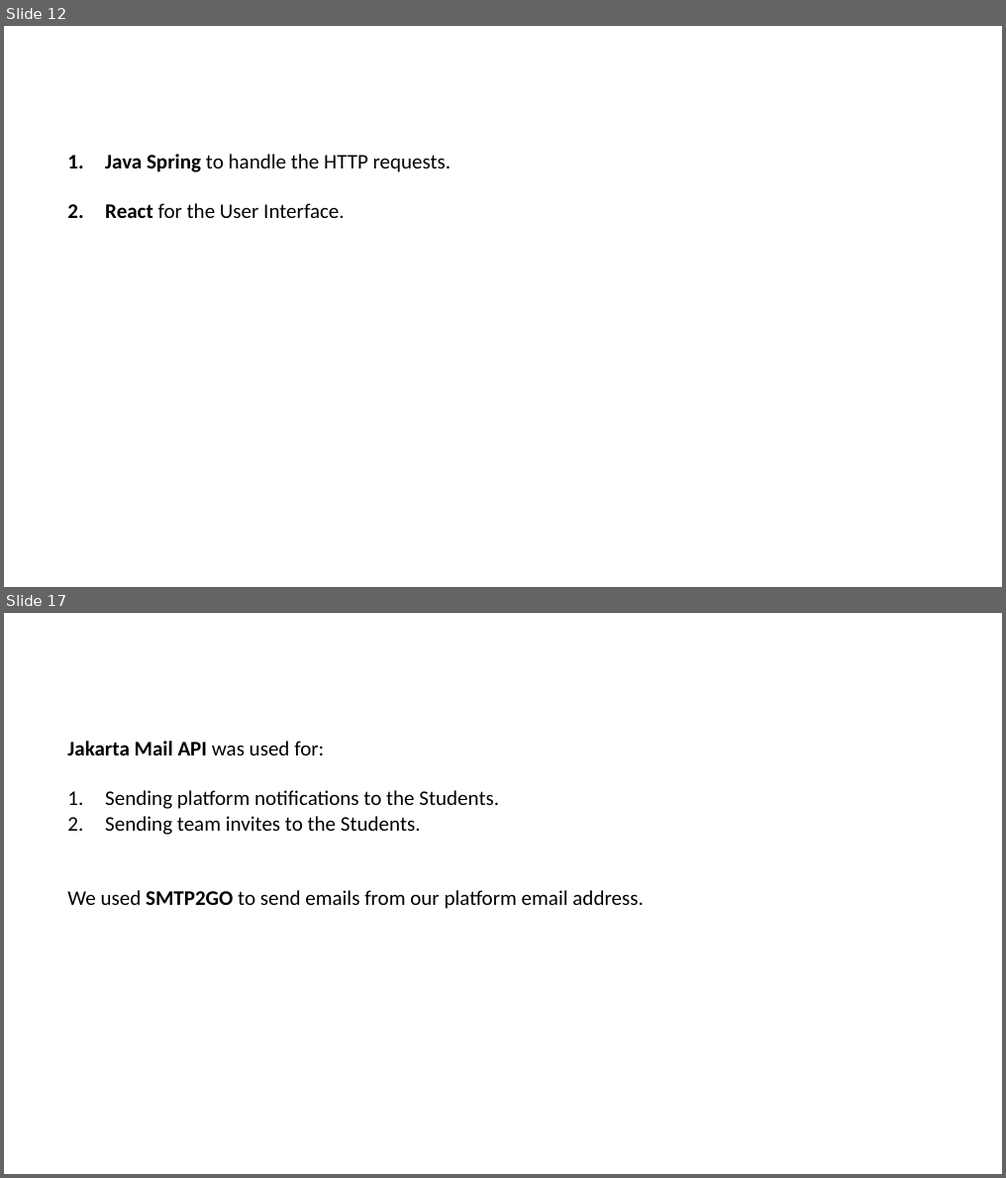
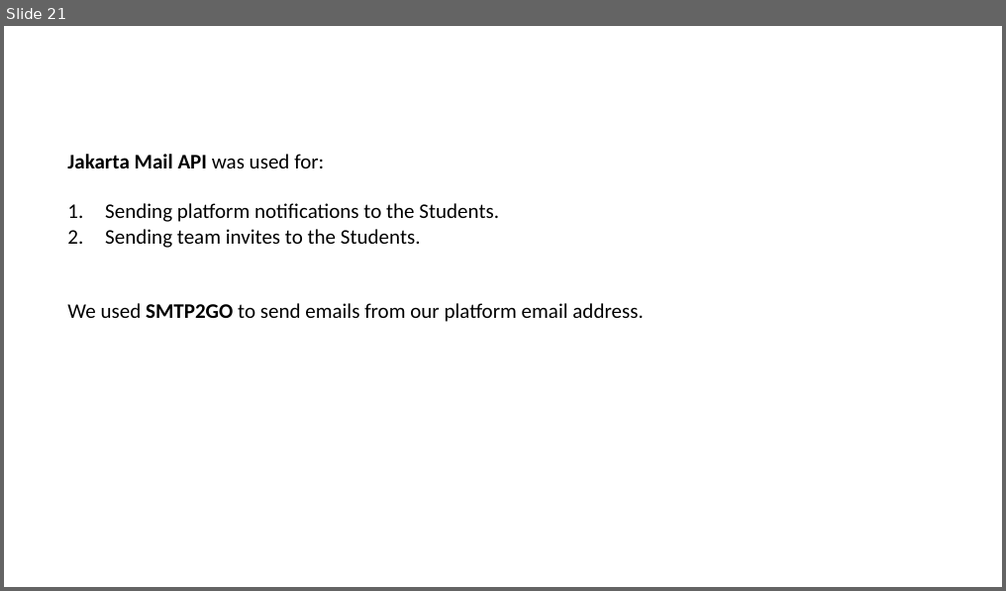
Before and after one commit to peetceenatoo/software-lifecycle, a slide deck: Slides/Slides.pptx. Shown one above the other, each under a label of ours: slides 12 and 17 before the commit, slide 21 after it; the slides between them are not shown. The pictures are 1006x1178 and 1006x591 pixels, drawn with LibreOffice and Linux fonts; fonts in the diff are those of the drawing; background and template pictures are left out. Boxes give left, top, right and bottom in pixels: in the first picture for what was removed or moved away, otherwise in the second. Text is boxed around its words. In the diff, an @@ line names an element or a change of style, - is before the commit and + after.

```diff
--- a/Slides/Slides.pptx
+++ b/Slides/Slides.pptx
@@ slide 12 removed at (x1=4, y1=26, x2=1002, y2=587), background #FFFFFF @@
@@ title removed at (x1=25, y1=37, x2=595, y2=81) @@
-ITD - Frontend
@@ text removed at (x1=105, y1=154, x2=451, y2=218) @@
-1. Java Spring to handle the HTTP requests.
-2. React for the User Interface.
@@ what was slide 17 is now slide 21 @@
```
Also in this commit, not shown: 11 slides changed, 6 slides added, 4 other slides removed.
